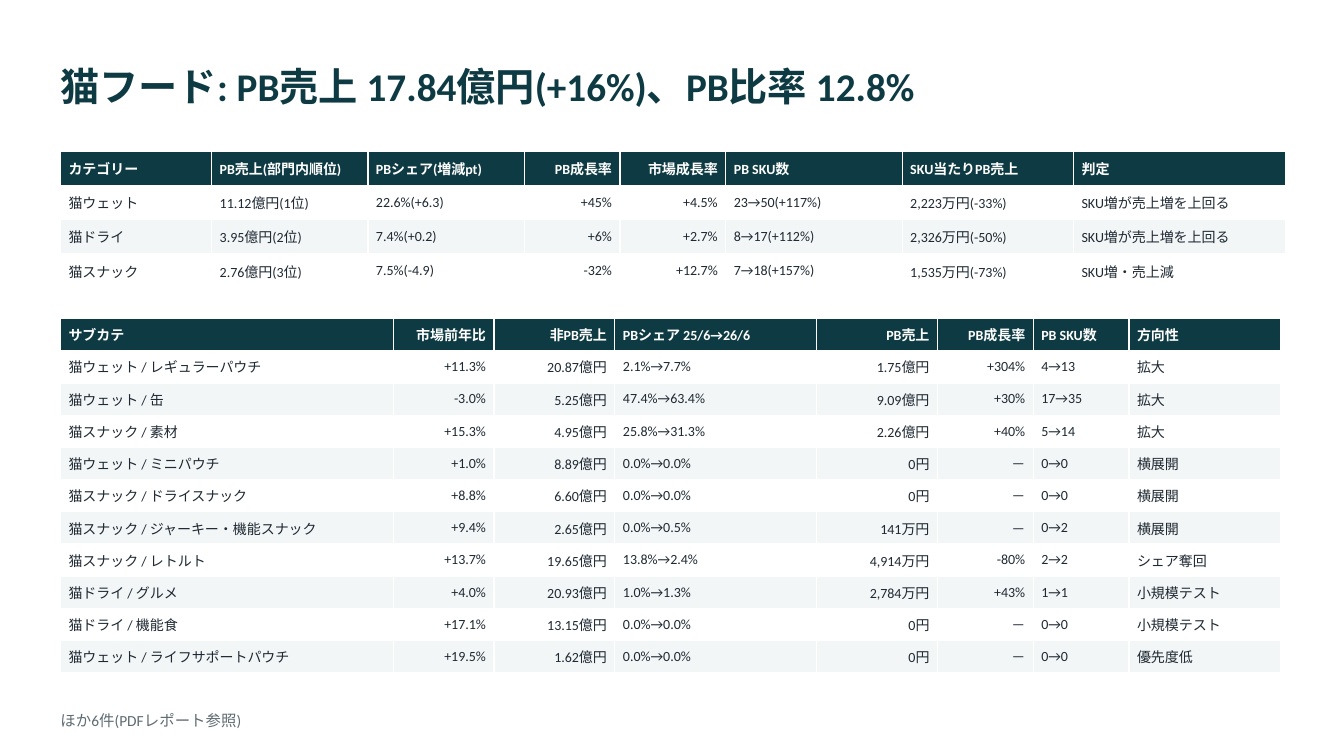
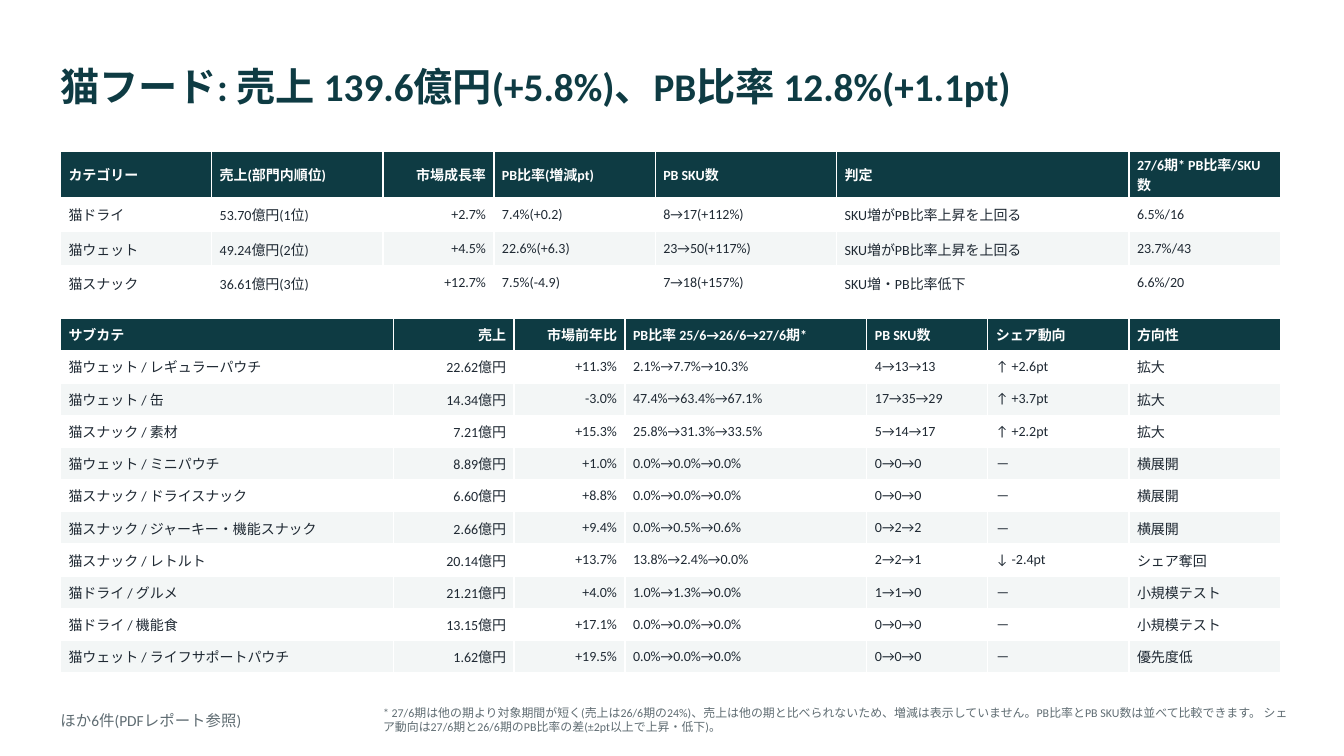
Before and after one commit to akhatri404/trial, a slide deck: slide 9 of 開発方向性 コミュニケーション資料2_PBレポート (2).pptx (slide 10 before the commit). Drawn at 1344x756 pixels with LibreOffice and Linux fonts; fonts in the diff are those of the drawing. Boxes give left, top, right and bottom in pixels: in the first picture for what was removed or moved away, otherwise in the second. Text is boxed around its words. In the diff, an @@ line names an element or a change of style, - is before the commit and + after.

```diff
--- a/開発方向性 コミュニケーション資料2_PBレポート (2).pptx
+++ b/開発方向性 コミュニケーション資料2_PBレポート (2).pptx
@@ title at bbox=[60, 67, 1011, 107]: text changed @@
-猫フード: PB売上 17.84億円(+16%)、PB比率 12.8%
+猫フード: 売上 139.6億円(+5.8%)、PB比率 12.8%(+1.1pt)
@@ table at bbox=[60, 151, 1280, 345] @@
-column 1: カテゴリー | 猫ウェット | 猫ドライ | 猫スナック
-column 2: PB売上(部門内順位) | 11.12億円(1位) | 3.95億円(2位) | 2.76億円(3位)
-column 3: PBシェア(増減pt) | 22.6%(+6.3) | 7.4%(+0.2) | 7.5%(-4.9)
-column 4: PB成長率 | +45% | +6% | -32%
-column 5: 市場成長率 | +4.5% | +2.7% | +12.7%
-column 6: PB SKU数 | 23→50(+117%) | 8→17(+112%) | 7→18(+157%)
-column 7: SKU当たりPB売上 | 2,223万円(-33%) | 2,326万円(-50%) | 1,535万円(-73%)
-column 8: 判定 | SKU増が売上増を上回る | SKU増が売上増を上回る | SKU増・売上減
+column 1: カテゴリー | 猫ドライ | 猫ウェット | 猫スナック
+column 2: 売上(部門内順位) | 53.70億円(1位) | 49.24億円(2位) | 36.61億円(3位)
+column 3: 市場成長率 | +2.7% | +4.5% | +12.7%
+column 4: PB比率(増減pt) | 7.4%(+0.2) | 22.6%(+6.3) | 7.5%(-4.9)
+column 5: PB SKU数 | 8→17(+112%) | 23→50(+117%) | 7→18(+157%)
+column 6: 判定 | SKU増がPB比率上昇を上回る | SKU増がPB比率上昇を上回る | SKU増・PB比率低下
+column 7: 27/6期* PB比率/SKU数 | 6.5%/16 | 23.7%/43 | 6.6%/20
@@ table: place and size @@
-table at bbox=[60, 151, 1286, 288]
+table at bbox=[60, 151, 1280, 345]
@@ table at bbox=[60, 319, 1280, 674] @@
+column 2: 売上 | 22.62億円 | 14.34億円 | 7.21億円 | 8.89億円 | 6.60億円 | 2.66億円 | 20.14億円 | 21.21億円 | 13.15億円 | 1.62億円
-column 3: 非PB売上 | 20.87億円 | 5.25億円 | 4.95億円 | 8.89億円 | 6.60億円 | 2.65億円 | 19.65億円 | 20.93億円 | 13.15億円 | 1.62億円
-column 4: PBシェア 25/6→26/6 | 2.1%→7.7% | 47.4%→63.4% | 25.8%→31.3% | 0.0%→0.0% | 0.0%→0.0% | 0.0%→0.5% | 13.8%→2.4% | 1.0%→1.3% | 0.0%→0.0% | 0.0%→0.0%
-column 5: PB売上 | 1.75億円 | 9.09億円 | 2.26億円 | 0円 | 0円 | 141万円 | 4,914万円 | 2,784万円 | 0円 | 0円
-column 6: PB成長率 | +304% | +30% | +40% | － | － | － | -80% | +43% | － | －
-column 7: PB SKU数 | 4→13 | 17→35 | 5→14 | 0→0 | 0→0 | 0→2 | 2→2 | 1→1 | 0→0 | 0→0
+column 4: PB比率 25/6→26/6→27/6期* | 2.1%→7.7%→10.3% | 47.4%→63.4%→67.1% | 25.8%→31.3%→33.5% | 0.0%→0.0%→0.0% | 0.0%→0.0%→0.0% | 0.0%→0.5%→0.6% | 13.8%→2.4%→0.0% | 1.0%→1.3%→0.0% | 0.0%→0.0%→0.0% | 0.0%→0.0%→0.0%
+column 5: PB SKU数 | 4→13→13 | 17→35→29 | 5→14→17 | 0→0→0 | 0→0→0 | 0→2→2 | 2→2→1 | 1→1→0 | 0→0→0 | 0→0→0
+column 6: シェア動向 | ↑ +2.6pt | ↑ +3.7pt | ↑ +2.2pt | － | － | － | ↓ -2.4pt | － | － | －
@@ text added at bbox=[383, 707, 1288, 733], 8.5 pt, text #5F6C72 @@
+* 27/6期は他の期より対象期間が短く(売上は26/6期の24%)、売上は他の期と比べられないため、増減は表示していません。PB比率とPB SKU数は並べて比較できます。 シェア動向は27/6期と26/6期のPB比率の差(±2pt以上で上昇・低下)。
```
Also in this commit, not shown: 11 other slides changed, 2 slides added, 4 slides removed, 2 other files.
